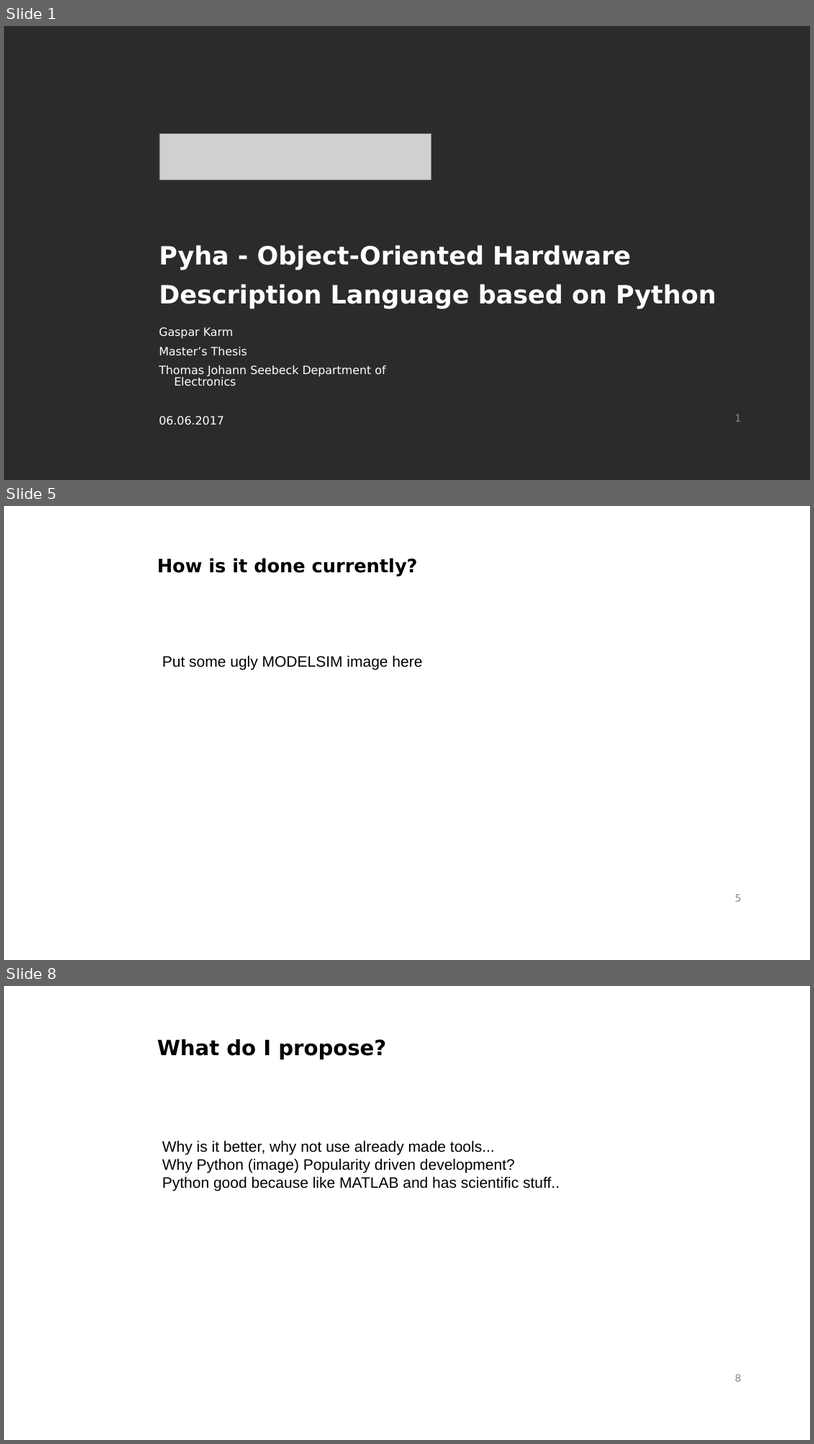
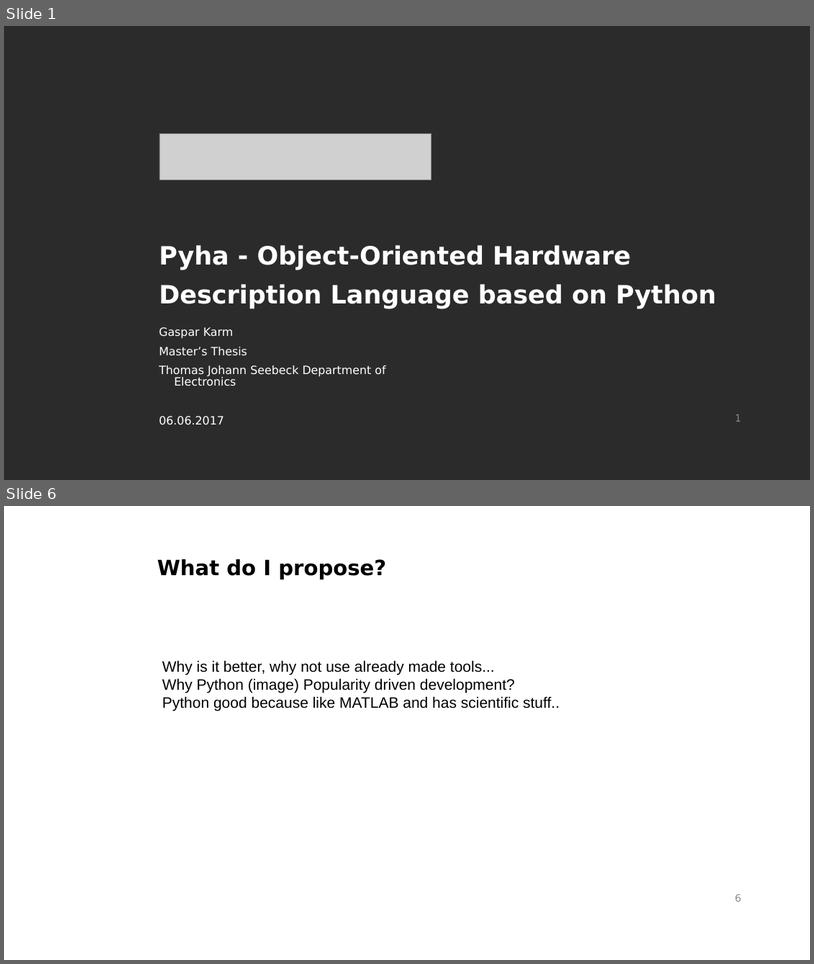
Before and after one commit to gasparka/thesis, a slide deck: presentation.odp. Shown one above the other, each under a label of ours: slides 1, 5 and 8 before the commit, slides 1 and 6 after it; the slides between them are not shown. The pictures are 814x1444 and 814x964 pixels, drawn with LibreOffice and Linux fonts; fonts in the diff are those of the drawing; grey boxes stand for pictures; background and template pictures are left out; a plain dark background stands for a picture behind light text. Boxes give left, top, right and bottom in pixels: in the first picture for what was removed or moved away, otherwise in the second. Text is boxed around its words. In the diff, an @@ line names an element or a change of style, - is before the commit and + after.

```diff
--- a/presentation.odp
+++ b/presentation.odp
@@ slide 5 removed at [4, 506, 810, 960], background #FFFFFF; not listed: 1 template element that a slide beside it also shows @@
@@ text removed at [157, 558, 418, 577] @@
-How is it done currently?
@@ text removed at [162, 655, 422, 670] @@
-Put some ugly MODELSIM image here
@@ what was slide 8 is now slide 6 @@
```
Also in this commit, not shown: 3 slides changed, 7 slides added, 3 other slides removed, 3 other files.
